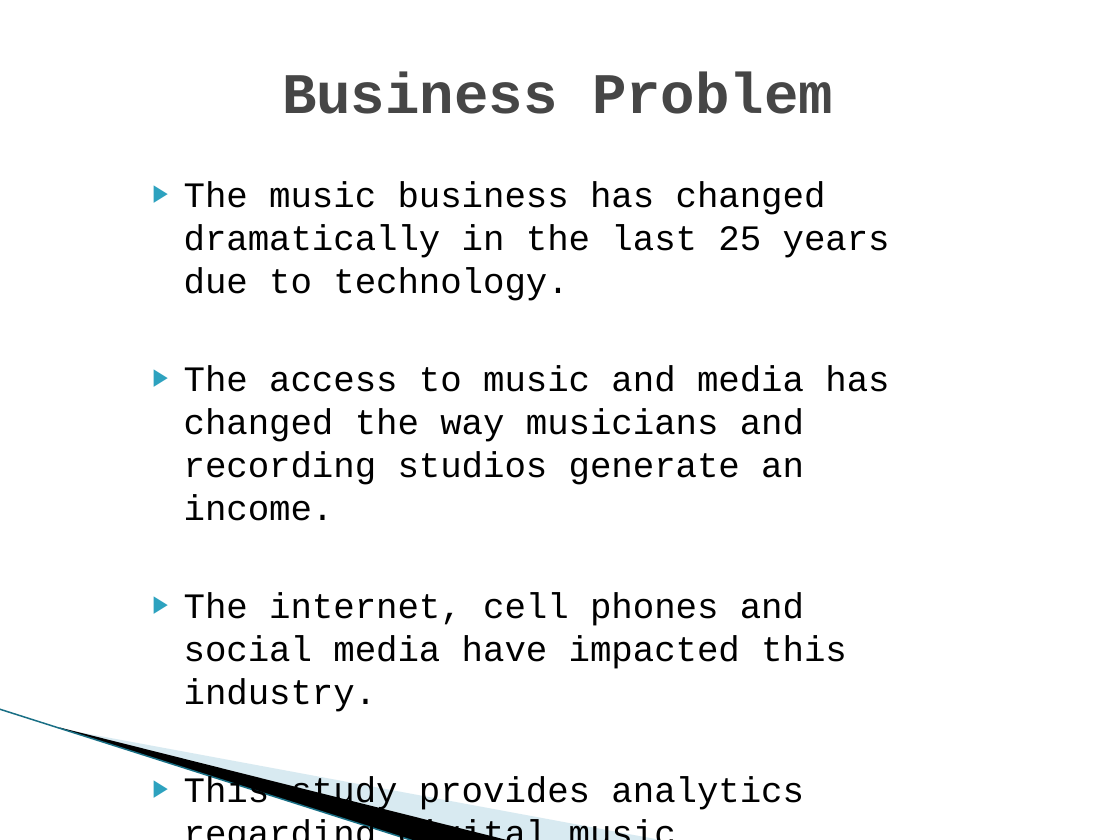
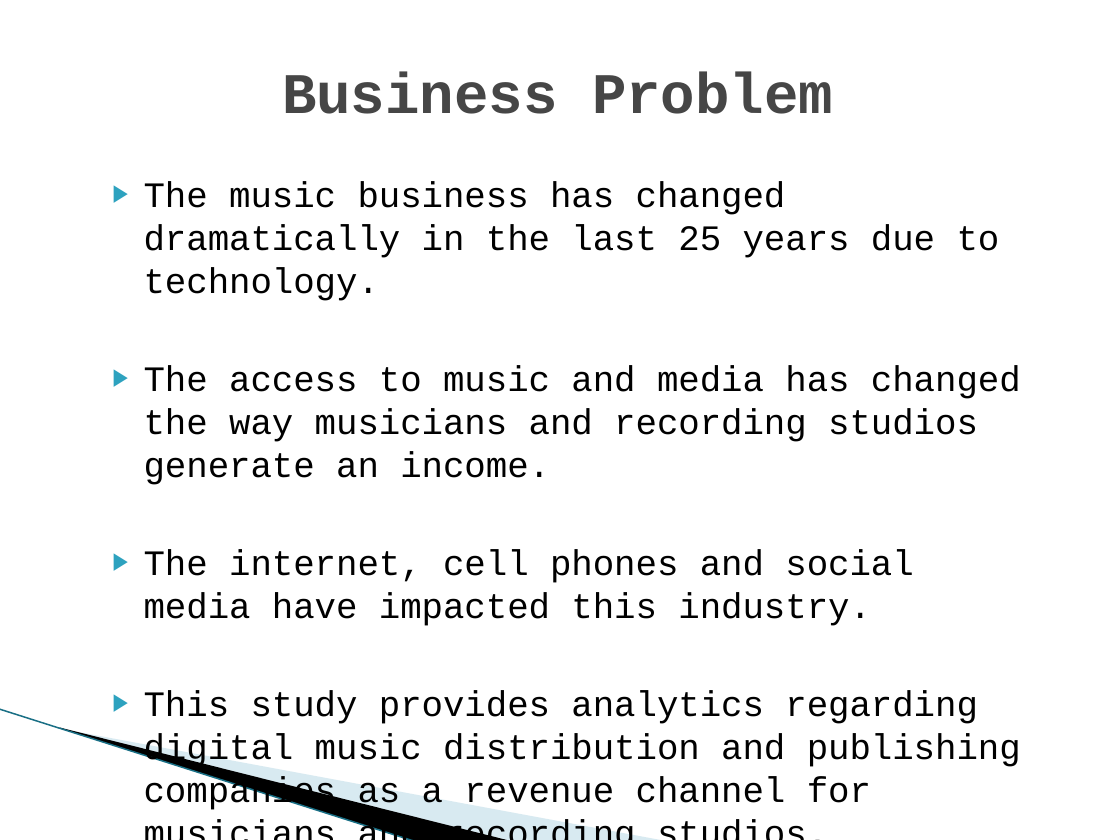
Before and after one commit to dmrod01/musicdistrotrends, a slide deck: slide 2 of Rodriguez_M_Final_Presentation.pptx. Drawn at 1120x840 pixels with LibreOffice and Linux fonts; fonts in the diff are those of the drawing; background and template pictures are left out. Boxes give left, top, right and bottom in pixels: in the first picture for what was removed or moved away, otherwise in the second. Text is boxed around its words. In the diff, an @@ line names an element or a change of style, - is before the commit and + after.

```diff
--- a/Rodriguez_M_Final_Presentation.pptx
+++ b/Rodriguez_M_Final_Presentation.pptx
@@ text "The music business has changed ..." rewrapped from (184,182,890,812) to (144,182,1021,812) @@
```
Also in this commit, not shown: 8 other slides changed, 2 slides added.
